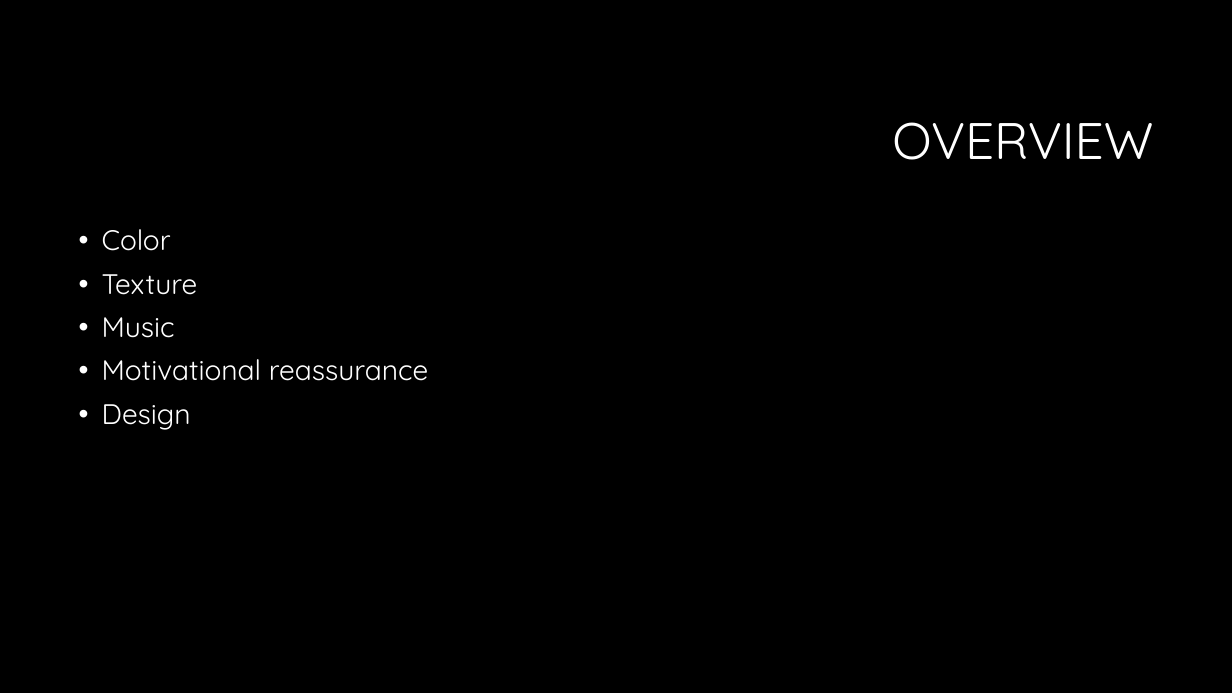
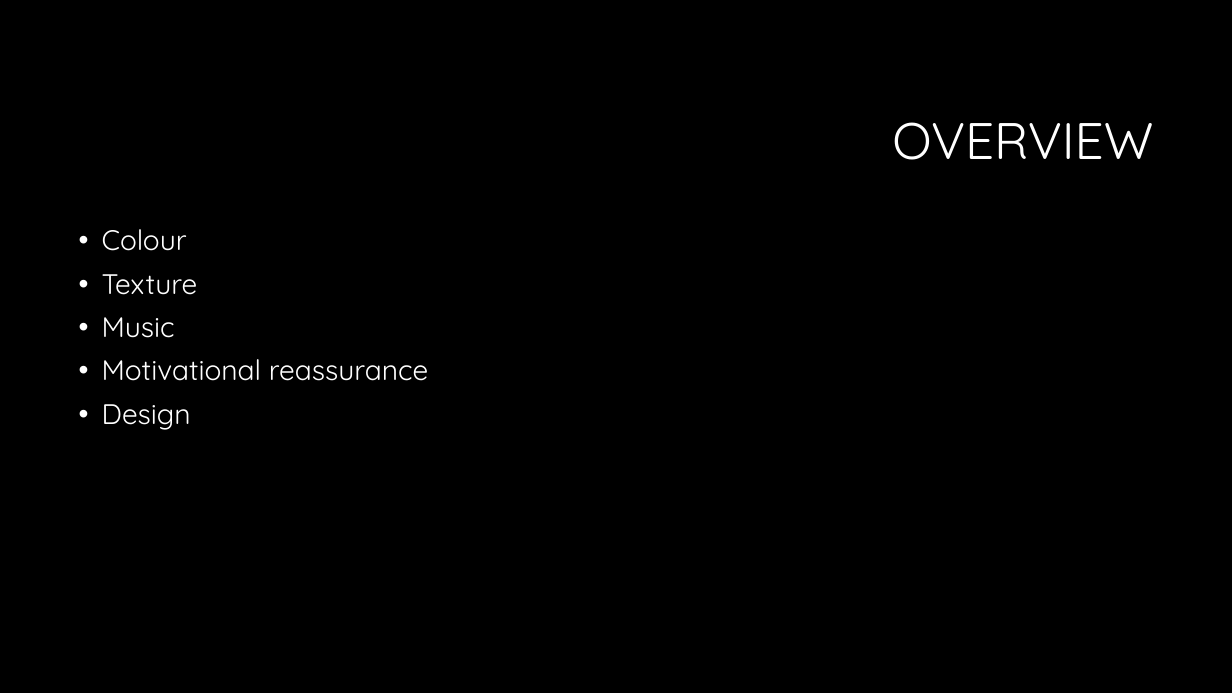
Before and after one commit to LoftieFourie/Honours_Project, a slide deck: slide 2 of Review of studies to motivate implementation and design.pptx. Drawn at 1232x693 pixels with LibreOffice and Linux fonts; fonts in the diff are those of the drawing; background and template pictures are left out. Boxes give left, top, right and bottom in pixels: in the first picture for what was removed or moved away, otherwise in the second. Text is boxed around its words. In the diff, an @@ line names an element or a change of style, - is before the commit and + after.

```diff
--- a/Review of studies to motivate implementation and design.pptx
+++ b/Review of studies to motivate implementation and design.pptx
@@ text at (102, 229, 187, 251): text changed @@
-• Color
+• Colour
```
Also in this commit, not shown: 8 other slides changed, 3 slides added.
